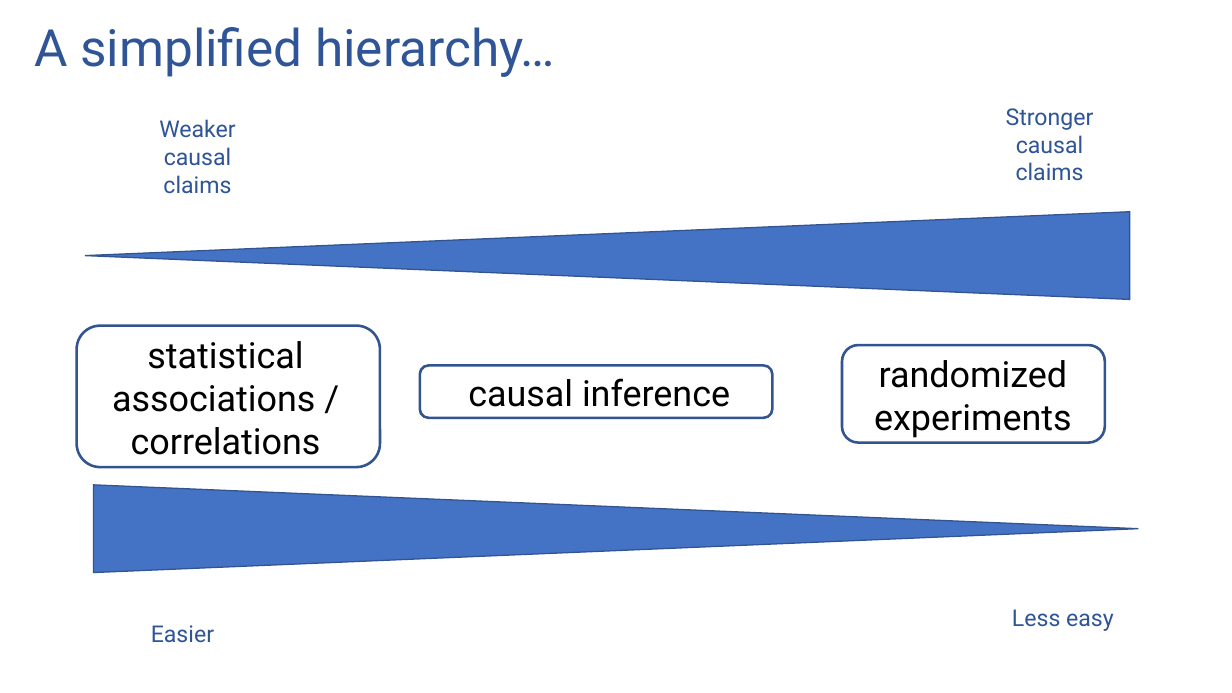
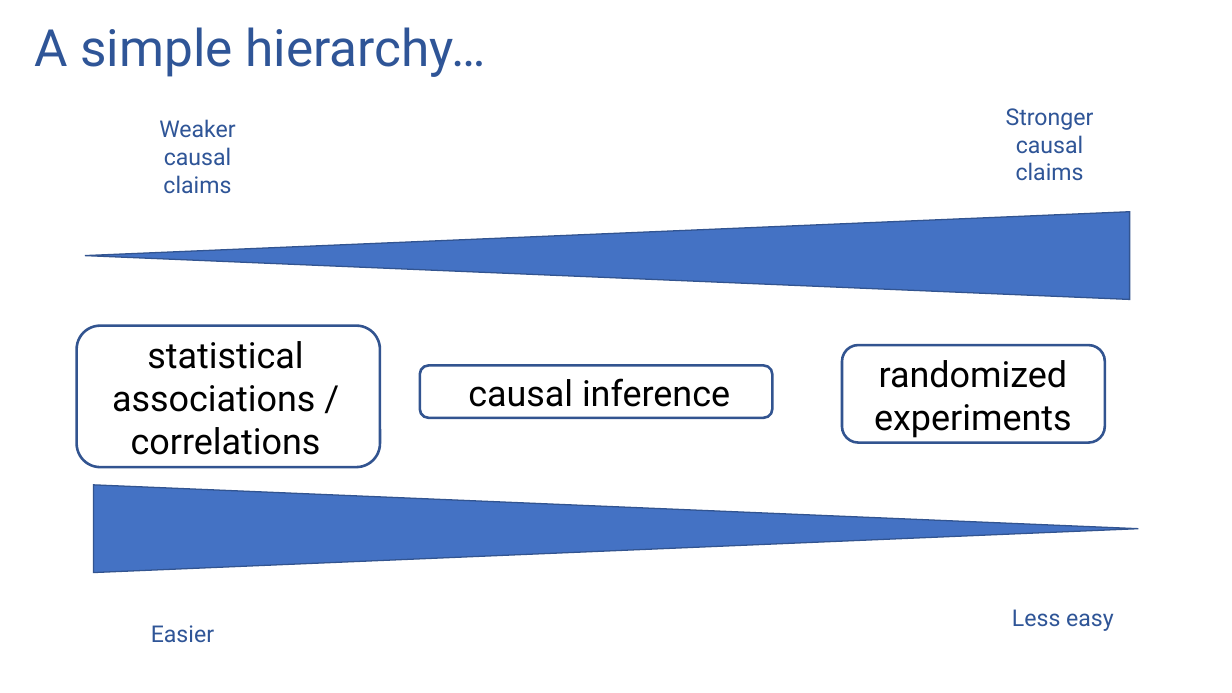
Before and after one commit to ronikobrosly/scipy_2022_causal_inference_tutorial, a slide deck: slide 19 of slides/tutorial_slides.pptx (slide 20 before the commit). Drawn at 1232x693 pixels with LibreOffice and Linux fonts; fonts in the diff are those of the drawing. Boxes give left, top, right and bottom in pixels: in the first picture for what was removed or moved away, otherwise in the second. Text is boxed around its words. In the diff, an @@ line names an element or a change of style, - is before the commit and + after.

```diff
--- a/slides/tutorial_slides.pptx
+++ b/slides/tutorial_slides.pptx
@@ title at (34,27,485,77): text changed @@
-A simplified hierarchy…
+A simple hierarchy…
```
Also in this commit, not shown: 1 other slide changed.
